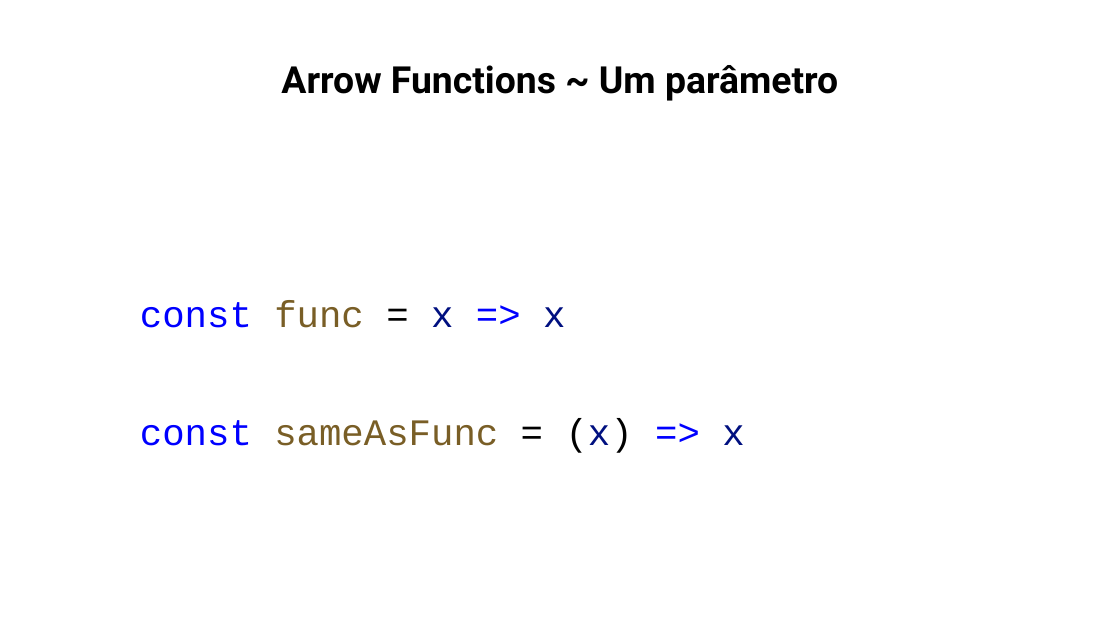
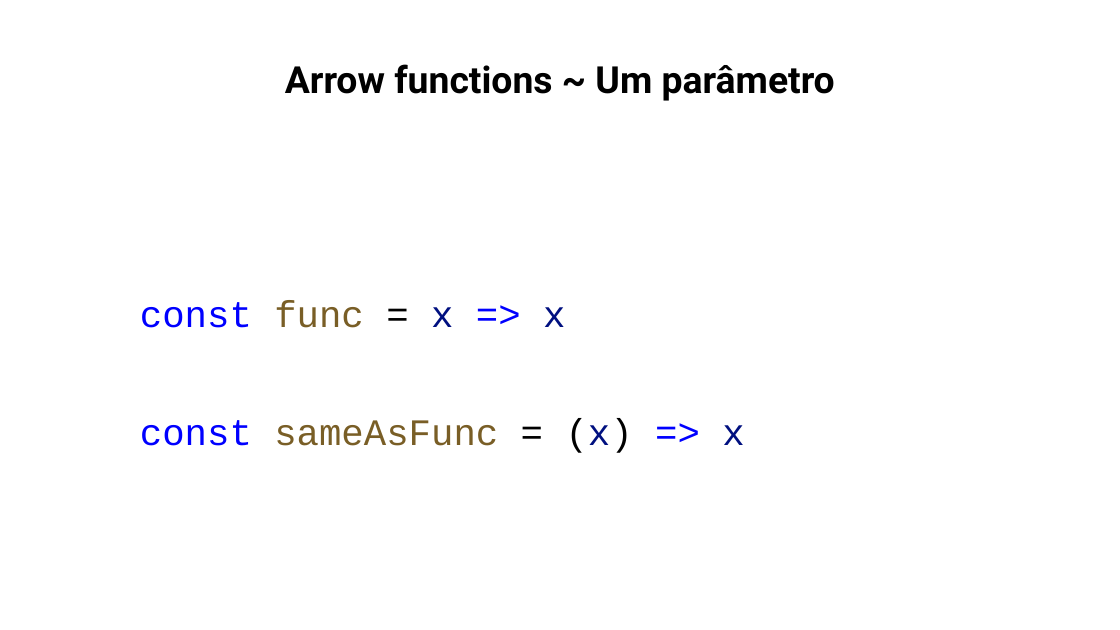
Before and after one commit to ahlechandre/js-intro, a slide deck: slide 107 of slides/javascript.pptx. Drawn at 1120x630 pixels with LibreOffice and Linux fonts; fonts in the diff are those of the drawing. Boxes give left, top, right and bottom in pixels: in the first picture for what was removed or moved away, otherwise in the second. Text is boxed around its words. In the diff, an @@ line names an element or a change of style, - is before the commit and + after.

```diff
--- a/slides/javascript.pptx
+++ b/slides/javascript.pptx
@@ text at [285,64,835,101]: text changed @@
-Arrow Functions ~ Um parâmetro
+Arrow functions ~ Um parâmetro
```
Also in this commit, not shown: 1 other slide changed, 1 other file.
